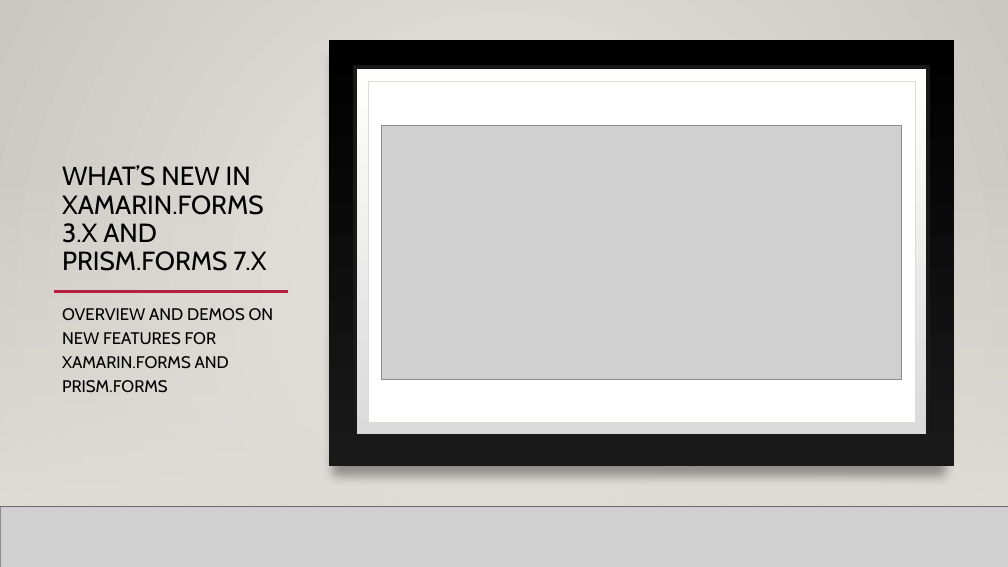
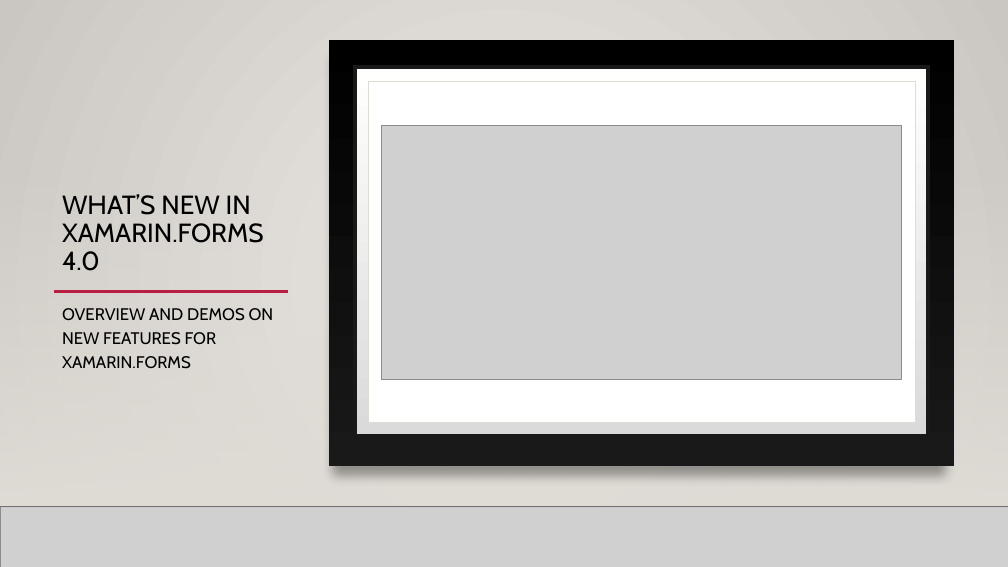
Before and after one commit to dersia/presentations, a slide deck: slide 3 of Xamarin.Prism.Forms.3371.pptx. Drawn at 1008x567 pixels with LibreOffice and Linux fonts; fonts in the diff are those of the drawing; grey boxes stand for pictures; background and template pictures are left out. Boxes give left, top, right and bottom in pixels: in the first picture for what was removed or moved away, otherwise in the second. Text is boxed around its words. In the diff, an @@ line names an element or a change of style, - is before the commit and + after.

```diff
--- a/Xamarin.Prism.Forms.3371.pptx
+++ b/Xamarin.Prism.Forms.3371.pptx
@@ title at [62, 194, 264, 271]: text changed @@
-WHAT’S NEW IN XAMARIN.FORMS 3.X AND PRISM.FORMS 7.X
+WHAT’S NEW IN XAMARIN.FORMS 4.0
@@ text at [62, 308, 274, 369]: text changed @@
-OVERVIEW AND DEMOS ON NEW FEATURES FOR XAMARIN.FORMS AND PRISM.FORMS
+OVERVIEW AND DEMOS ON NEW FEATURES FOR XAMARIN.FORMS
```
Also in this commit, not shown: 2 other slides changed, 3 slides added, 1 slide removed, 27 other files.
